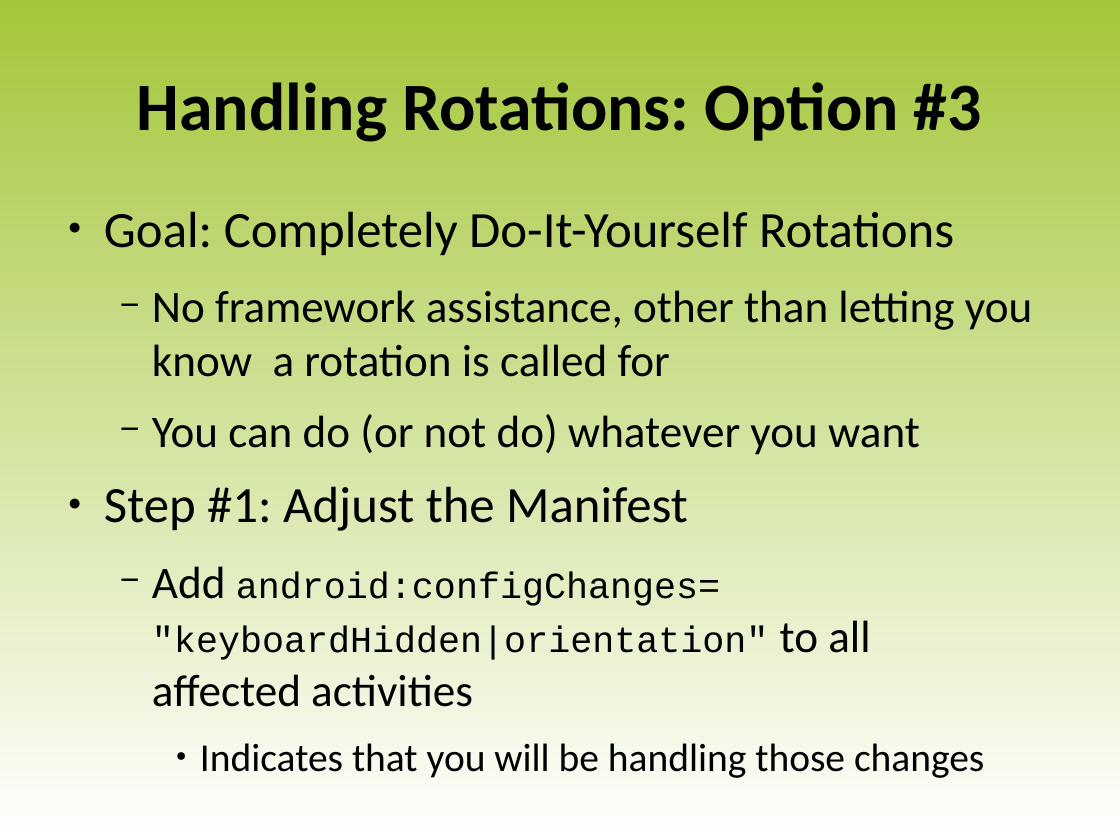
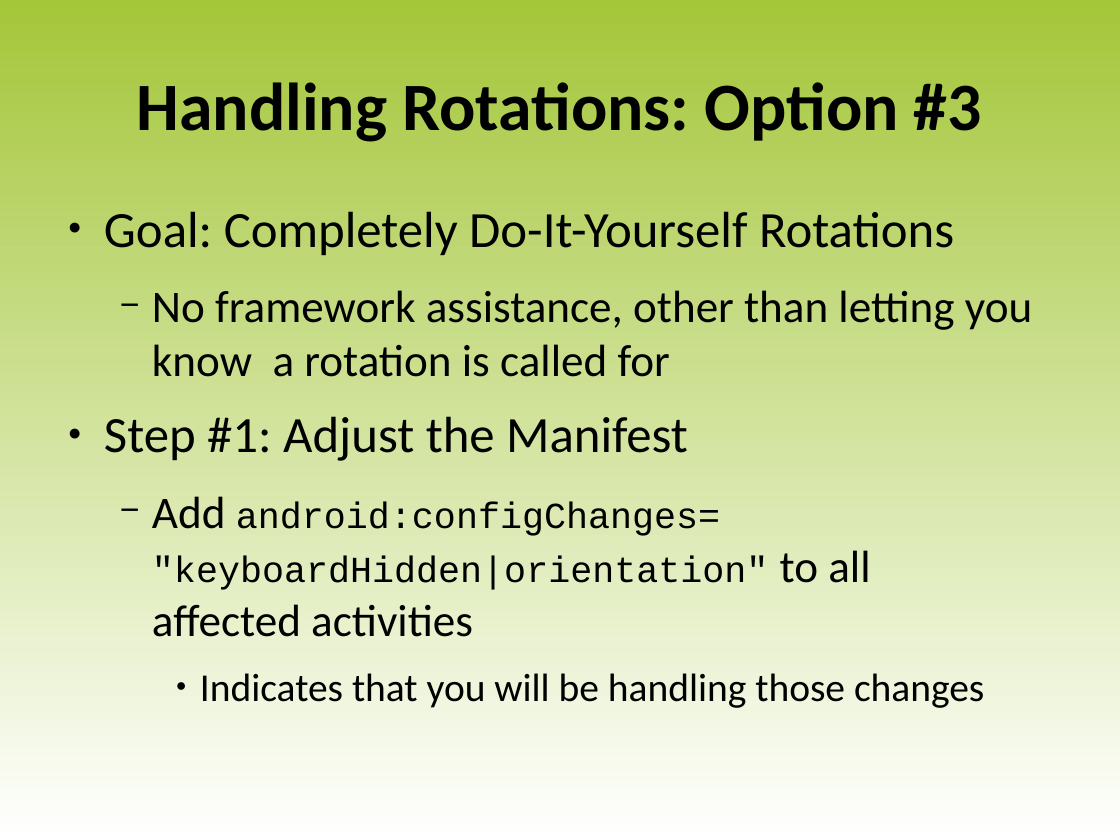
Before and after one commit to luigi-agosti/cw-courseware, a slide deck: slide 10 of 13-Rotation.odp. Drawn at 1120x840 pixels with LibreOffice and Linux fonts; fonts in the diff are those of the drawing; background and template pictures are left out. Boxes give left, top, right and bottom in pixels: in the first picture for what was removed or moved away, otherwise in the second. Text is boxed around its words. In the diff, an @@ line names an element or a change of style, - is before the commit and + after.

```diff
--- a/13-Rotation.odp
+++ b/13-Rotation.odp
@@ text at (152, 414, 920, 455): paragraph removed @@
-  − You can do (or not do) whatever you want
```
Also in this commit, not shown: 28 other files.
